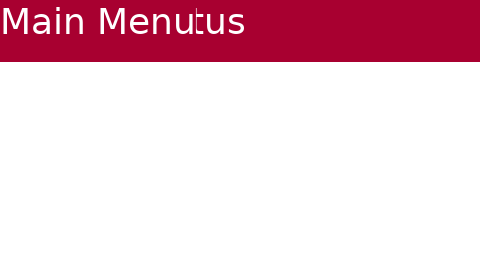
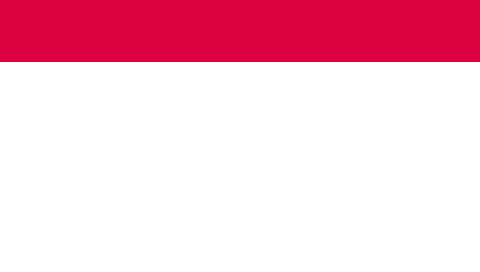
Layered file, before and after one edit (480x272). Changes by layer:
renamed "100-title-main" to "100-caption-title-main", hid the group it (2 layers) over [0, 0, 196, 43]
renamed "101-title-status" to "101-caption-title-status", hid the group it (2 layers) over [0, 0, 248, 43]
renamed "103-title-temperature" to "103-caption-title-temperature", hid the group it (2 layers) over [0, 0, 240, 43]
renamed "104-title-settings" to "104-caption-title-settings", hid the group it (2 layers) over [0, 0, 156, 43]
renamed "105-header-bar" to "105-caption-header-bar", hid the group it (1 layers) over [0, 0, 480, 62]
added layer "Layer" over [1, 0, 480, 62]
